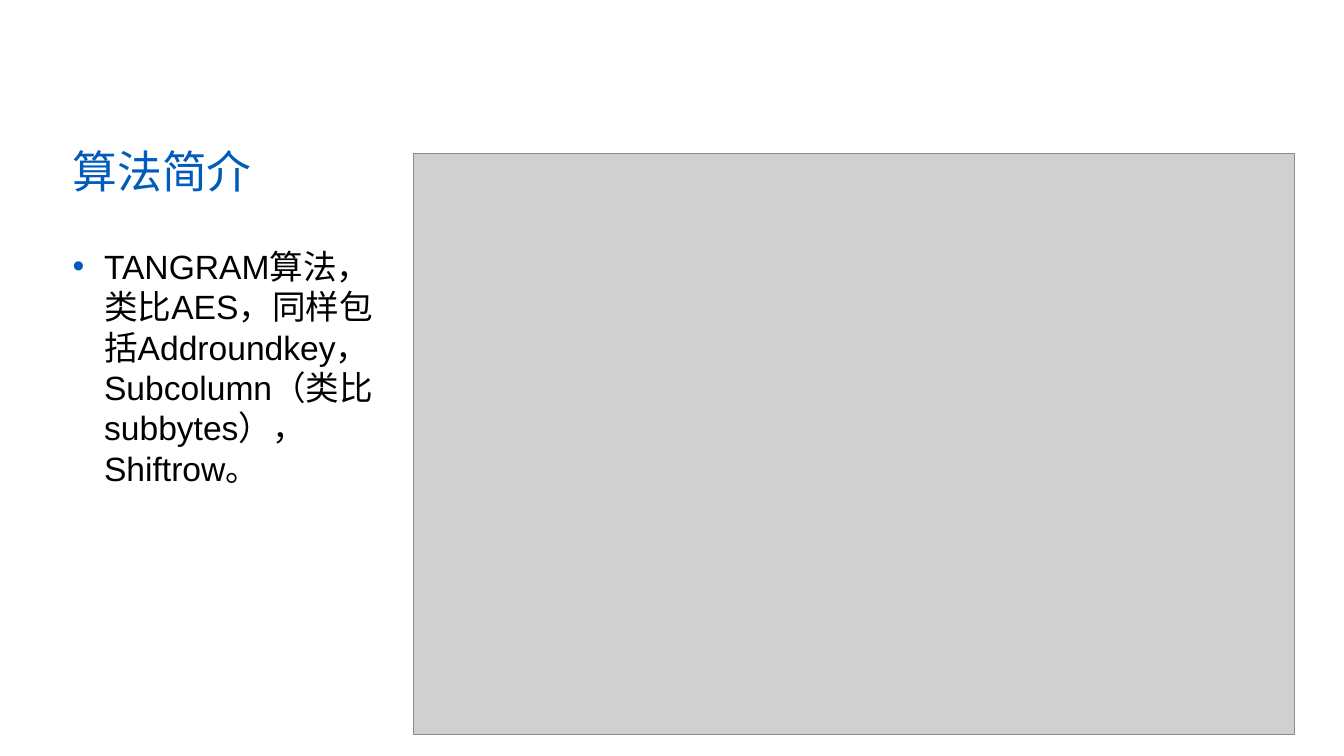
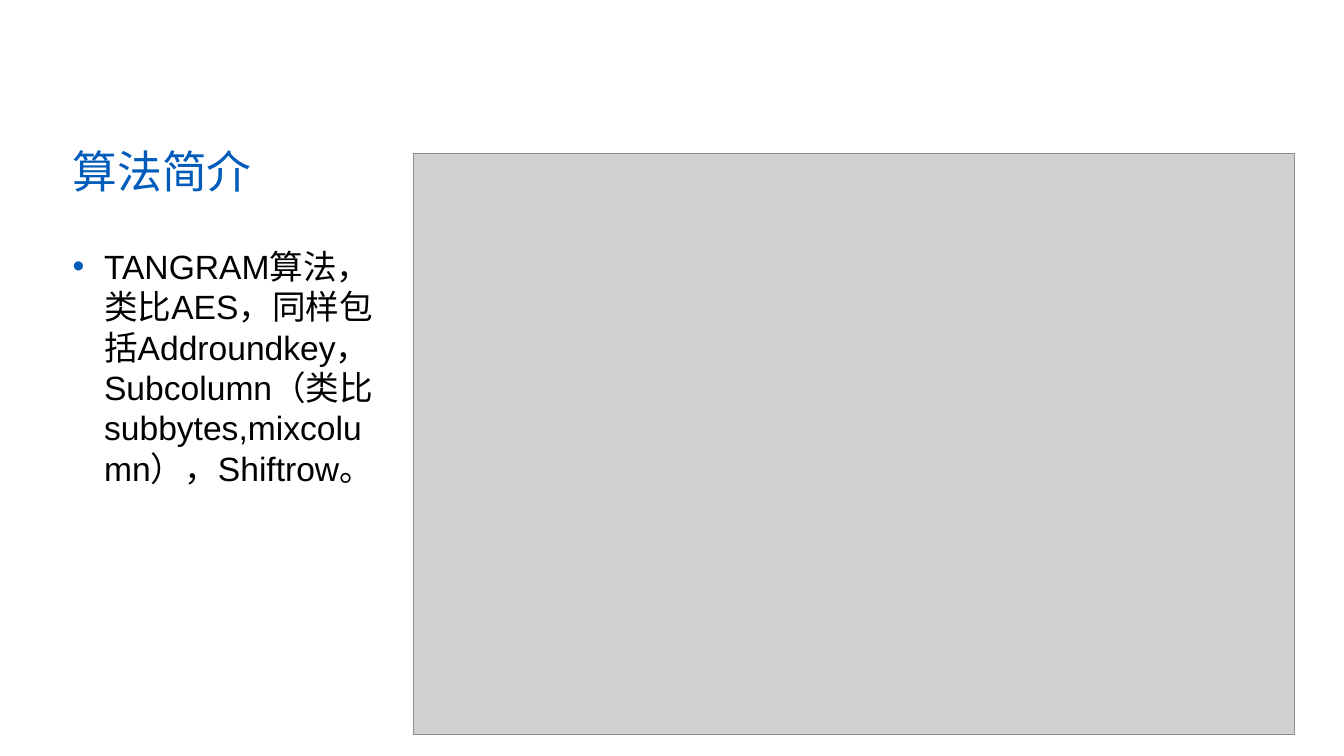
Before and after one commit to yberlin/hello-world, a slide deck: slide 5 of TANGRAM/TAMGRAM.pptx. Drawn at 1344x756 pixels with LibreOffice and Linux fonts; fonts in the diff are those of the drawing; grey boxes stand for pictures; background and template pictures are left out. Boxes give left, top, right and bottom in pixels: in the first picture for what was removed or moved away, otherwise in the second. Text is boxed around its words. In the diff, an @@ line names an element or a change of style, - is before the commit and + after.

```diff
--- a/TANGRAM/TAMGRAM.pptx
+++ b/TANGRAM/TAMGRAM.pptx
@@ text at (104, 252, 373, 485): text changed @@
-• TANGRAM算法，类比AES，同样包括Addroundkey，Subcolumn（类比subbytes），Shiftrow。
+• TANGRAM算法，类比AES，同样包括Addroundkey，Subcolumn（类比subbytes,mixcolumn），Shiftrow。
```
Also in this commit, not shown: 5 other slides changed.
